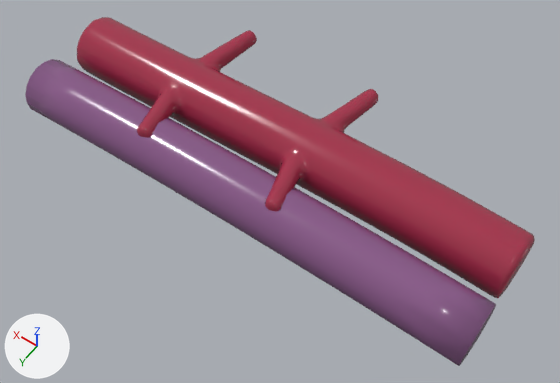
The glTF model assets/models/organs/aorta.glb: old version first, new version second.
One viewpoint serves both versions: a 50 mm lens placed at (-1.171, 1.657, 2.285), pointed at (-0.086, 0.138, -0.101). Arrows for +X, +Y and +Z are at lower left; the lights stay in place. The picture after the commit comes second.

Before the edit, the objects in view are built like this:
```python
mat_organ = principled_material('organ')
mat_organ.base_color = (0.38, 0.03, 0.07)  # red #a6304b
mat_organ.roughness = 0.18
mat_vessel = principled_material('vessel')
mat_vessel.base_color = (0.25, 0.1, 0.25)  # purple #895989
mat_vessel.roughness = 0.18
me_aorta = bpy.data.meshes.new('Aorta')
me_aorta.from_pydata(...)  # 1775 vertices, 3546 faces; spans x -1.0..1.0, y -0.35..0.35, z -0.13..0.15
me_aorta.materials.append(mat_organ)  # red #a6304b
me_vein = bpy.data.meshes.new('Vein')
me_vein.from_pydata(...)  # 228 vertices, 452 faces; spans x -1.0..1.0, y 0.17..0.42, z -0.14..0.11
me_vein.materials.append(mat_vessel)  # purple #895989
ob_aorta = bpy.data.objects.new('Aorta', me_aorta)
ob_aorta.location = (0.0, 0.0, 0.0)
ob_vein = bpy.data.objects.new('Vein', me_vein)
ob_vein.location = (0.0, 0.0, 0.0)
```
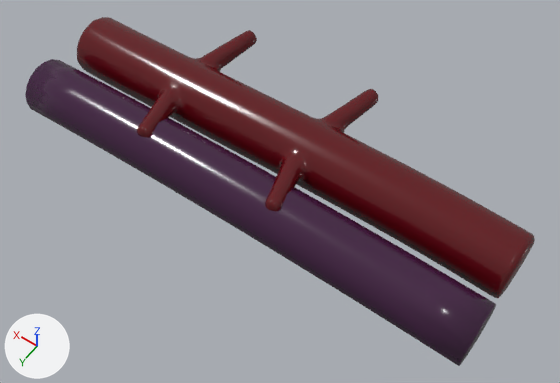
Changed parts and their boxes (x1, y1, x2, y2) in the pictures (560 x 383 px):
'Aorta', recoloured (red to dark red)
    both: (77, 17, 535, 298)
'Vein', recoloured (purple to dark purple)
    both: (25, 59, 496, 366)

The change in detail:
Material 'organ' (mat_organ) changes colour from red #a6304b to dark red #610812; in linear values from (0.38, 0.03, 0.07) to (0.119, 0.00232, 0.00598).
Material 'vessel' (mat_vessel) changes colour from purple #895989 to dark purple #401940; in linear values from (0.25, 0.1, 0.25) to (0.0509, 0.01, 0.0509).
